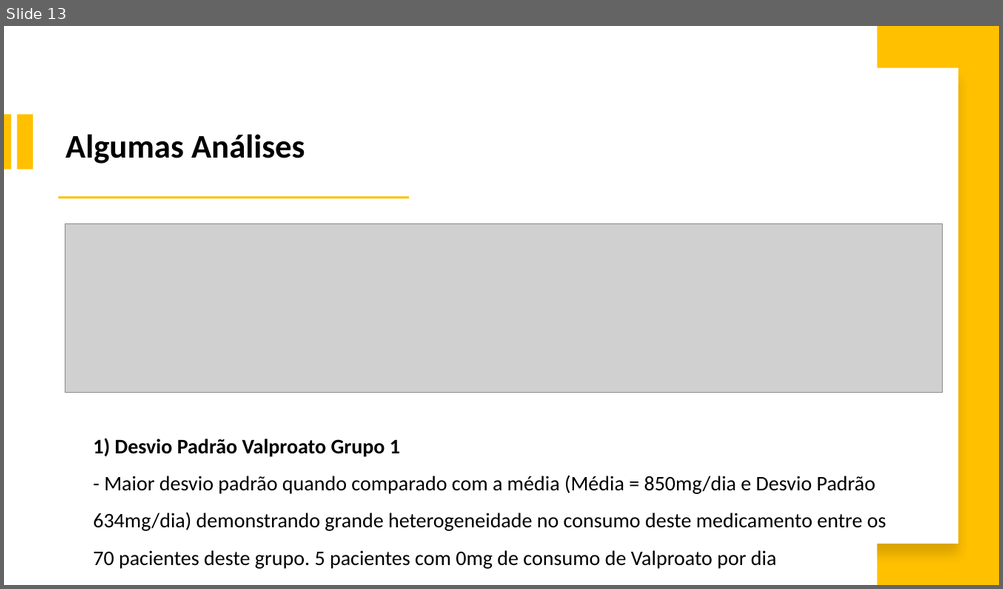
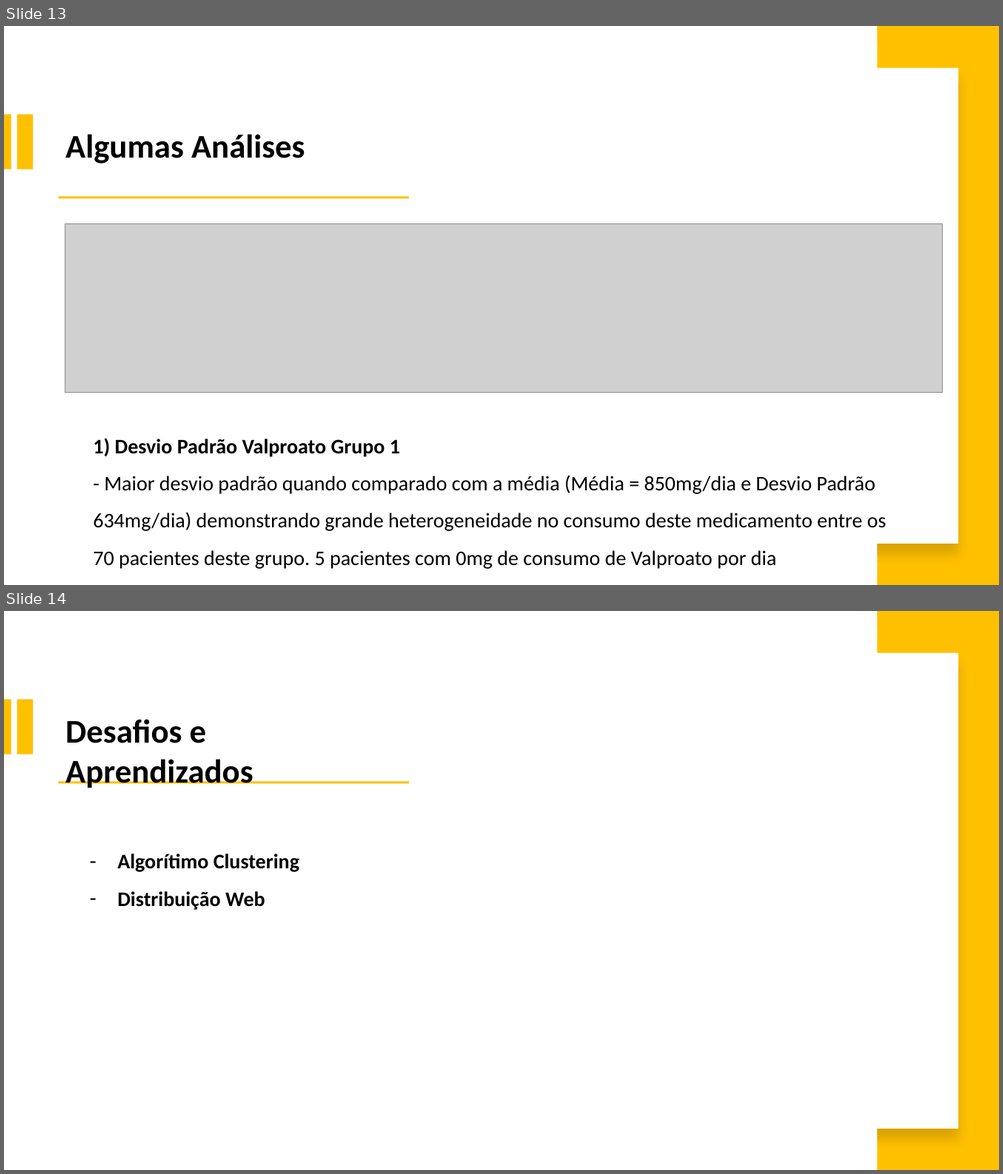
Before and after one commit to israeljmcarvalho/portfolioicarvalho, a slide deck: slides/Slides Portfólio Israel J. M. Carvalho.pptx. Shown one above the other, each under a label of ours: slide 13 before the commit, slides 13 and 14 after it. The pictures are 1003x589 and 1003x1174 pixels, drawn with LibreOffice and Linux fonts; fonts in the diff are those of the drawing; grey boxes stand for pictures. Boxes give left, top, right and bottom in pixels: in the first picture for what was removed or moved away, otherwise in the second. Text is boxed around its words. In the diff, an @@ line names an element or a change of style, - is before the commit and + after.

```diff
--- a/slides/Slides Portfólio Israel J. M. Carvalho.pptx
+++ b/slides/Slides Portfólio Israel J. M. Carvalho.pptx
@@ slide 14 added at <box>4,611,999,1170</box>, background #FFFFFF @@
@@ rectangle added at <box>430,628,877,1154</box>, fill #FFFFFF @@
@@ rectangle added at <box>877,611,999,1170</box>, fill #FFC000 @@
@@ rectangle added at <box>468,652,959,1129</box>, fill #FFFFFF @@
@@ rectangle added at <box>4,699,11,755</box>, fill #FFC000 @@
@@ rectangle added at <box>17,699,32,755</box>, fill #FFC000 @@
@@ text added at <box>65,719,253,788</box>, 32 pt, text #000000, bold @@
+Desafios e Aprendizados
@@ rectangle added at <box>59,782,409,784</box>, fill #FFC000 @@
@@ text added at <box>117,854,299,910</box>, 20 pt, text #000000, bold @@
+    – Algorítimo Clustering
+    – Distribuição Web
```
Also in this commit, not shown: 4 slides changed.
